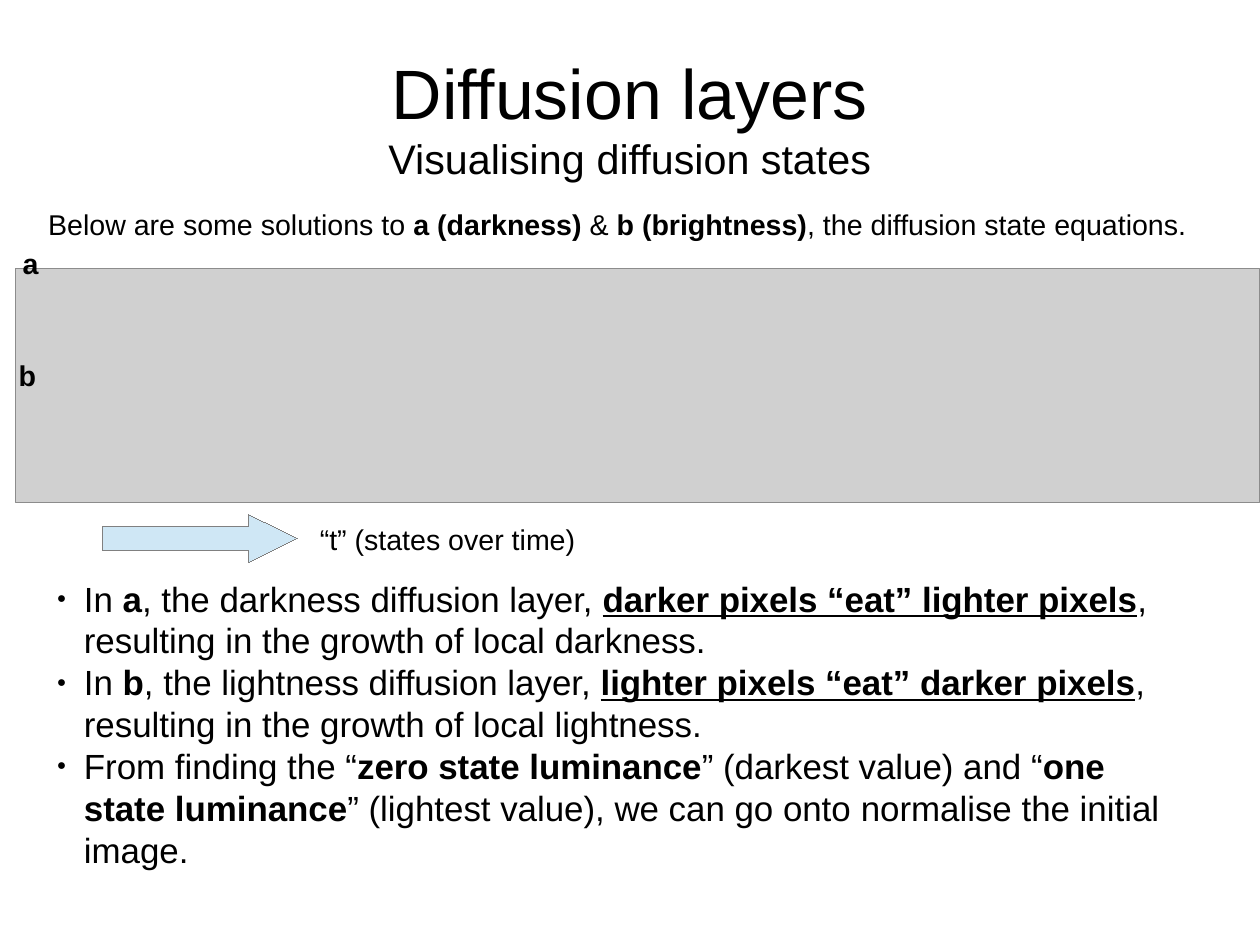
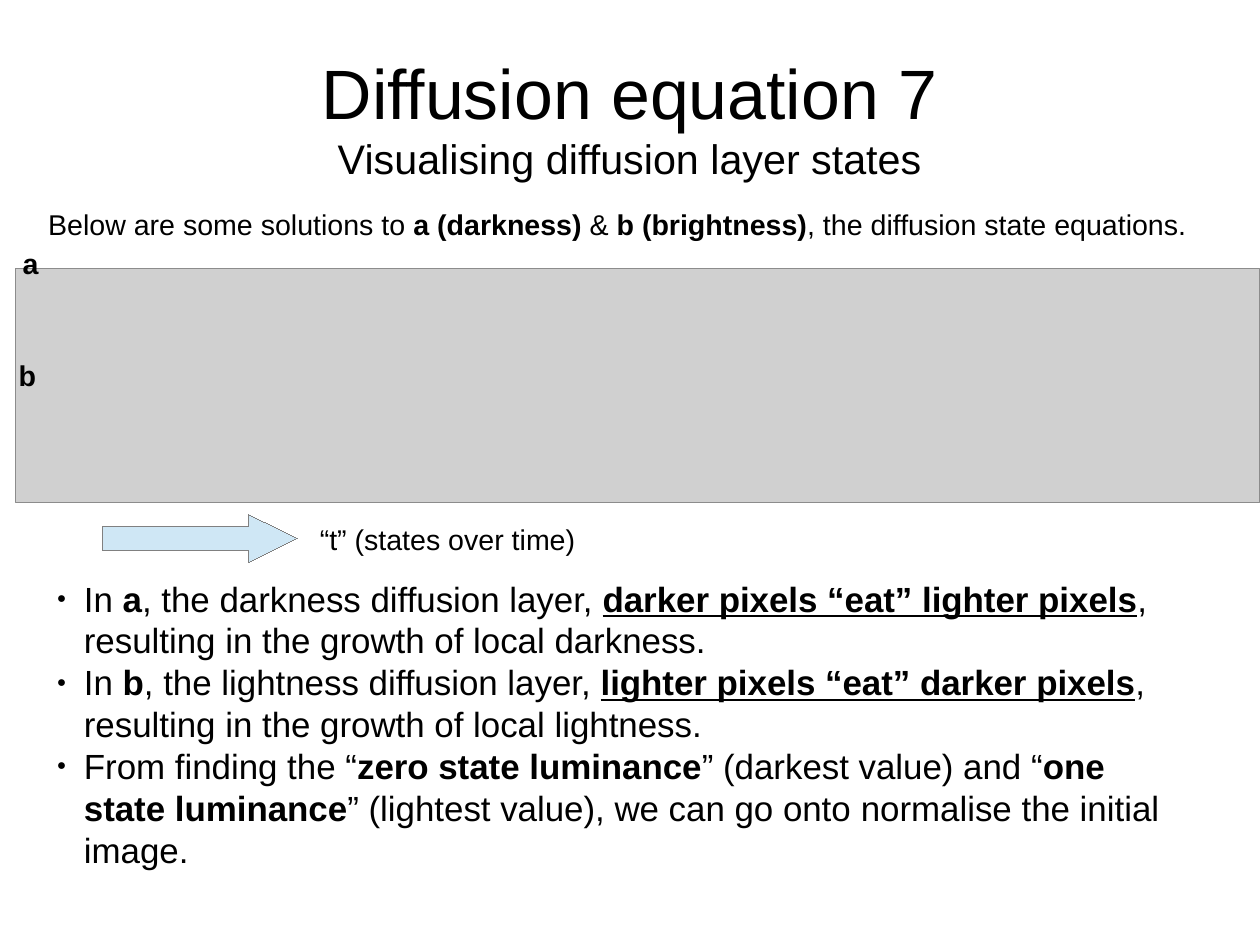
Before and after one commit to TUBvision/contAdapt_francis, a slide deck: slide 10 of Documents/Model descriptions/Dynamic normalization network presentation.odp (slide 9 before the commit). Drawn at 1260x945 pixels with LibreOffice and Linux fonts; fonts in the diff are those of the drawing; grey boxes stand for pictures. Boxes give left, top, right and bottom in pixels: in the first picture for what was removed or moved away, otherwise in the second. Text is boxed around its words. In the diff, an @@ line names an element or a change of style, - is before the commit and + after.

```diff
--- a/Documents/Model descriptions/Dynamic normalization network presentation.odp
+++ b/Documents/Model descriptions/Dynamic normalization network presentation.odp
@@ title at [322, 68, 937, 183]: text changed @@
-Diffusion layers
-Visualising diffusion states
+Diffusion equation 7
+Visualising diffusion layer states
```
Also in this commit, not shown: 7 other slides changed, 1 slide added, 1 other file.
